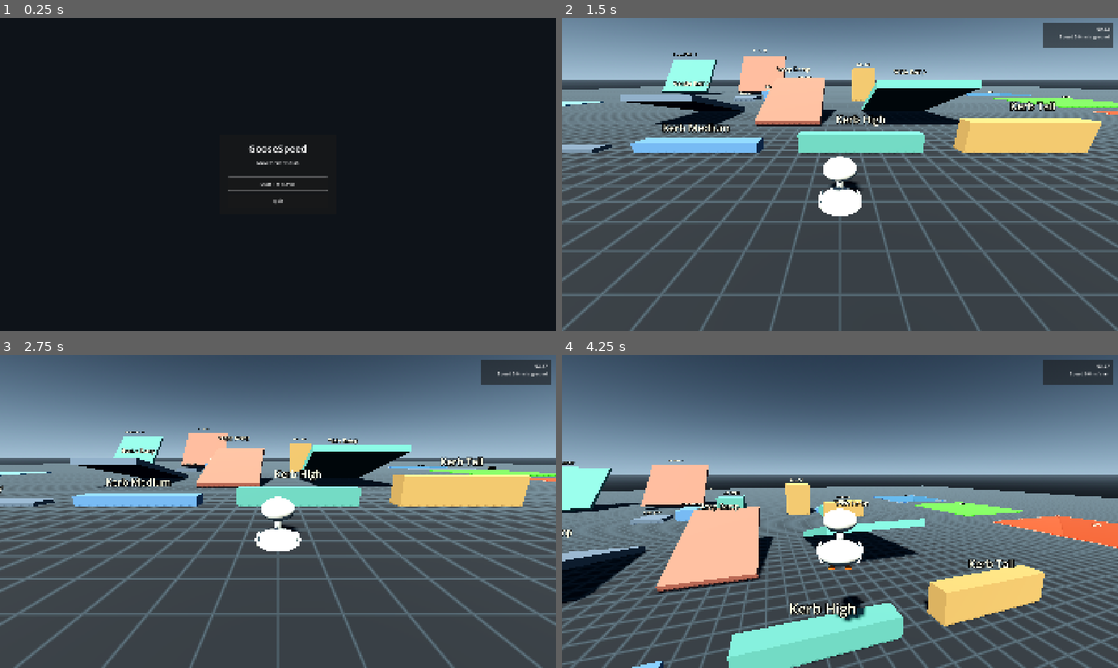
Above: before the commit, frames 1-4 (two rows, left to right).
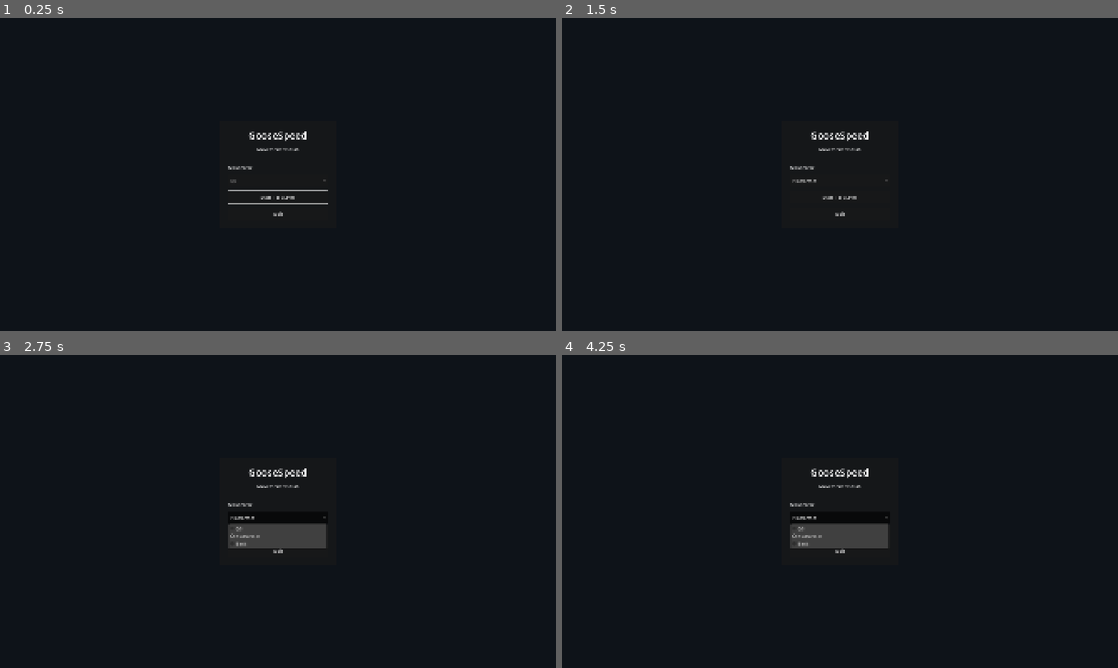
Above: after the commit, the same moments.

Repository: newNadik/Goosespeed
Game: Godot game, scene res://scenes/ui/main_menu.tscn
Two runs of this game, one before a commit and one after it. Both use one fixed random seed, a clock stepped at 60 frames per second and the inputs below.
Inputs (mouse positions are in pixels of both pictures, inside the frame that each line leads up to):
- Up to frame 1 (0.25 s): no input
- Up to frame 2 (1.5 s): click (840, 180) at 0.5 s, where only the run after the commit has a clickable "Q3"; click (840, 196) at 1.25 s, where only the run after the commit has a clickable "Start Test Level"
- Up to frame 3 (2.75 s): click (278, 517) at 2 s, where only the run after the commit has a clickable "Platformer"
- Up to frame 4 (4.25 s): click (840, 533) at 2.75 s, where only the run after the commit has a clickable "Start Test Level"; tap Enter at 3.5 s; move the mouse to (867, 511) at 3.52 s; hold W (player_forward) from 3.53 s (still down); hold Ctrl (player_crouch) from 3.53 s (still down); tap Space (player_jump) at 3.77, 4.07 s

The runs differ from the first frame. In frame 1, 0.9% of the frame differs, in the area x 41-59%, y 36-64%; in frame 2, 97%; in frame 3, 97%, in the area x 0-100%, y 0-100%; in frame 4, 97%.

Commit message:
Integrate temporary goose-moves movement backends

Diff:
--- a/project.godot
+++ b/project.godot
@@ -14,6 +14,12 @@
 run/main_scene="res://scenes/ui/main_menu.tscn"
 config/features=PackedStringArray("4.7", "Forward Plus")
 config/icon="uid://cpll7mvn0f4gx"
+
+[autoload]
+
+RuntimeConfig="*res://scripts/gameplay/runtime_config.gd"
+Settings="*res://external/goose-moves/scripts/settings.gd"
+KeybindingsSettings="*res://external/goose-moves/scripts/keybindings_settings.gd"
 
 [display]
 
--- /dev/null
+++ b/scenes/flight_controller.tscn
@@ -0,0 +1 @@
+../external/goose-moves/scenes/flight_controller.tscn
--- /dev/null
+++ b/scenes/platformer_controller.tscn
@@ -0,0 +1 @@
+../external/goose-moves/scenes/platformer_controller.tscn
--- /dev/null
+++ b/scenes/q3_character_controller.tscn
@@ -0,0 +1 @@
+../external/goose-moves/scenes/q3_character_controller.tscn
--- /dev/null
+++ b/scenes/q3_movement_hud.tscn
@@ -0,0 +1 @@
+../external/goose-moves/scenes/q3_movement_hud.tscn
--- a/scenes/ui/main_menu.tscn
+++ b/scenes/ui/main_menu.tscn
@@ -59,6 +59,14 @@
 custom_minimum_size = Vector2(0, 12)
 layout_mode = 2
 
+[node name="BackendLabel" type="Label" parent="CenterContainer/MainPanel/Margin/VBox"]
+layout_mode = 2
+text = "Movement"
+
+[node name="BackendOption" type="OptionButton" parent="CenterContainer/MainPanel/Margin/VBox"]
+custom_minimum_size = Vector2(0, 40)
+layout_mode = 2
+
 [node name="StartButton" type="Button" parent="CenterContainer/MainPanel/Margin/VBox"]
 custom_minimum_size = Vector2(0, 44)
 layout_mode = 2
--- /dev/null
+++ b/scripts/flight_controller.gd
@@ -0,0 +1 @@
+../external/goose-moves/scripts/flight_controller.gd
--- a/scripts/gameplay/movement_lab.gd
+++ b/scripts/gameplay/movement_lab.gd
@@ -58,7 +58,7 @@
 	if body != player.get_active_controller():
 		return
 	var medium := StringName(area.get_meta("platformer_medium", area.get_meta("q3_volume_type", "air")))
-	if medium == &"water":
+	if medium == &"water" and player.get_active_controller().has_method("set_medium"):
 		player.get_active_controller().set_medium(&"water")
 
 
@@ -66,7 +66,7 @@
 	if body != player.get_active_controller():
 		return
 	var medium := StringName(area.get_meta("platformer_medium", area.get_meta("q3_volume_type", "air")))
-	if medium == &"water":
+	if medium == &"water" and player.get_active_controller().has_method("set_medium"):
 		player.get_active_controller().set_medium(&"air")
 
 
--- /dev/null
+++ b/scripts/gameplay/runtime_config.gd
@@ -0,0 +1,7 @@
+extends Node
+
+const MOVEMENT_BASIC := "basic"
+const MOVEMENT_Q3 := "q3"
+const MOVEMENT_PLATFORMER := "platformer"
+
+var movement_backend := MOVEMENT_Q3
--- /dev/null
+++ b/scripts/platformer_controller.gd
@@ -0,0 +1 @@
+../external/goose-moves/scripts/platformer_controller.gd
--- a/scripts/player/goose_player_root.gd
+++ b/scripts/player/goose_player_root.gd
@@ -1,5 +1,13 @@
 class_name GoosePlayerRoot
 extends Node3D
+
+const BASIC_BACKEND := "basic"
+const Q3_BACKEND := "q3"
+const PLATFORMER_BACKEND := "platformer"
+const Q3_CONTROLLER_SCENE := preload("res://scenes/q3_character_controller.tscn")
+const PLATFORMER_CONTROLLER_SCENE := preload("res://scenes/platformer_controller.tscn")
+
+@export_enum("basic", "q3", "platformer") var movement_backend := Q3_BACKEND
 
 @onready var input_adapter: Node = $InputAdapter
 @onready var active_movement_controller: Node = $ActiveMovementController
@@ -9,8 +17,7 @@
 
 
 func _ready() -> void:
-	active_movement_controller.input_adapter = input_adapter
-	active_movement_controller.glide_flap_modifier = glide_flap_modifier
+	_spawn_backend()
 	movement_state_bridge.set_controller(active_movement_controller)
 	goose_visual.set_state_bridge(movement_state_bridge)
 
@@ -20,9 +27,61 @@
 
 
 func reset_to_spawn() -> void:
-	active_movement_controller.reset_to_spawn()
-	goose_visual.global_position = active_movement_controller.global_position
+	if active_movement_controller.has_method("reset_to_spawn"):
+		active_movement_controller.reset_to_spawn()
+	else:
+		var spawn_transform: Transform3D = active_movement_controller.get_meta("spawn_transform", Transform3D.IDENTITY)
+		(active_movement_controller as Node3D).global_transform = spawn_transform
+		if active_movement_controller.get("velocity") != null:
+			active_movement_controller.set("velocity", Vector3.ZERO)
+	goose_visual.global_position = (active_movement_controller as Node3D).global_position
 
 
 func set_spawn_transform(value: Transform3D) -> void:
-	active_movement_controller.set_spawn_transform(value)
+	if active_movement_controller.has_method("set_spawn_transform"):
+		active_movement_controller.set_spawn_transform(value)
+	else:
+		active_movement_controller.set_meta("spawn_transform", value)
+
+
+func _spawn_backend() -> void:
+	var spawn_transform := (active_movement_controller as Node3D).global_transform
+	movement_backend = _resolve_movement_backend()
+	if movement_backend == Q3_BACKEND:
+		_replace_active_controller(Q3_CONTROLLER_SCENE.instantiate(), spawn_transform)
+		_set_prototype_character_controller(Q3_BACKEND)
+	elif movement_backend == PLATFORMER_BACKEND:
+		_replace_active_controller(PLATFORMER_CONTROLLER_SCENE.instantiate(), spawn_transform)
+		_set_prototype_character_controller(PLATFORMER_BACKEND)
+	else:
+		_configure_basic_controller()
+
+
+func _replace_active_controller(controller: Node, spawn_transform: Transform3D) -> void:
+	remove_child(active_movement_controller)
+	active_movement_controller.queue_free()
+	active_movement_controller = controller
+	active_movement_controller.name = "ActiveMovementController"
+	add_child(active_movement_controller)
+	(active_movement_controller as Node3D).global_transform = spawn_transform
+	active_movement_controller.set_meta("spawn_transform", spawn_transform)
+
+
+func _configure_basic_controller() -> void:
+	active_movement_controller.input_adapter = input_adapter
+	active_movement_controller.glide_flap_modifier = glide_flap_modifier
+
+
+func _resolve_movement_backend() -> String:
+	var runtime_config := get_node_or_null("/root/RuntimeConfig")
+	if runtime_config != null:
+		var configured_backend = runtime_config.get("movement_backend")
+		if configured_backend in [BASIC_BACKEND, Q3_BACKEND, PLATFORMER_BACKEND]:
+			return configured_backend
+	return movement_backend
+
+
+func _set_prototype_character_controller(controller_id: String) -> void:
+	var settings := get_node_or_null("/root/Settings")
+	if settings != null and settings.has_method("set_character_controller"):
+		settings.set_character_controller(controller_id)
--- a/scripts/player/movement_state_bridge.gd
+++ b/scripts/player/movement_state_bridge.gd
@@ -14,9 +14,18 @@
 		_connect_controller()
 
 
+func _process(_delta: float) -> void:
+	if controller and not controller.has_signal("movement_state_changed"):
+		_on_controller_state_changed(_capture_controller_state())
+
+
 func set_controller(value: Node) -> void:
-	if controller and controller.movement_state_changed.is_connected(_on_controller_state_changed):
-		controller.movement_state_changed.disconnect(_on_controller_state_changed)
+	if (
+		controller
+		and controller.has_signal("movement_state_changed")
+		and controller.is_connected("movement_state_changed", _on_controller_state_changed)
+	):
+		controller.disconnect("movement_state_changed", _on_controller_state_changed)
 	controller = value
 	if is_inside_tree() and controller:
 		_connect_controller()
@@ -27,11 +36,49 @@
 
 
 func _connect_controller() -> void:
-	if not controller.movement_state_changed.is_connected(_on_controller_state_changed):
-		controller.movement_state_changed.connect(_on_controller_state_changed)
-	current_state = controller.get_movement_state()
+	if (
+		controller.has_signal("movement_state_changed")
+		and not controller.is_connected("movement_state_changed", _on_controller_state_changed)
+	):
+		controller.connect("movement_state_changed", _on_controller_state_changed)
+	current_state = controller.get_movement_state() if controller.has_method("get_movement_state") else _capture_controller_state()
 
 
 func _on_controller_state_changed(state: RefCounted) -> void:
 	current_state = state.duplicate_state()
 	state_changed.emit(current_state.duplicate_state())
+
+
+func _capture_controller_state() -> RefCounted:
+	var result := MovementStateScript.new()
+	if controller == null:
+		return result
+	result.position = (controller as Node3D).global_position
+	var controller_velocity = controller.get("velocity")
+	if typeof(controller_velocity) == TYPE_VECTOR3:
+		result.velocity = controller_velocity
+	result.horizontal_speed = Vector2(result.velocity.x, result.velocity.z).length()
+	var facing := -(controller as Node3D).global_transform.basis.z
+	facing.y = 0.0
+	result.facing_direction = facing.normalized() if not facing.is_zero_approx() else Vector3.FORWARD
+	if controller.has_method("is_on_floor"):
+		result.grounded = controller.is_on_floor()
+	result.swimming = _controller_is_swimming()
+	result.sliding = controller.get("is_crouch_sliding") == true
+	result.gliding = false
+	result.flapping = false
+	result.falling = not result.grounded and result.velocity.y < -0.2
+	var controller_surface = controller.get("current_surface")
+	result.surface_type = StringName(controller_surface) if controller_surface != null else &"default"
+	result.medium_type = &"water" if result.swimming else &"air"
+	return result
+
+
+func _controller_is_swimming() -> bool:
+	var water_level = controller.get("water_level")
+	if water_level != null:
+		return int(water_level) > 1
+	var current_medium = controller.get("current_medium")
+	if current_medium != null:
+		return StringName(current_medium) == &"water"
+	return false
--- /dev/null
+++ b/scripts/q3_character_controller.gd
@@ -0,0 +1 @@
+../external/goose-moves/scripts/q3_character_controller.gd
--- /dev/null
+++ b/scripts/q3_movement_hud.gd
@@ -0,0 +1 @@
+../external/goose-moves/scripts/q3_movement_hud.gd
--- a/scripts/ui/main_menu.gd
+++ b/scripts/ui/main_menu.gd
@@ -4,10 +4,12 @@
 const LEVEL_SCENE := "res://scenes/test/goosespeed_movement_lab.tscn"
 
 @onready var start_button: Button = $CenterContainer/MainPanel/Margin/VBox/StartButton
+@onready var backend_option: OptionButton = $CenterContainer/MainPanel/Margin/VBox/BackendOption
 @onready var quit_button: Button = $CenterContainer/MainPanel/Margin/VBox/QuitButton
 
 
 func _ready() -> void:
+	_populate_backend_options()
 	start_button.pressed.connect(on_start_pressed)
 	quit_button.pressed.connect(on_quit_pressed)
 	Input.mouse_mode = Input.MOUSE_MODE_VISIBLE
@@ -15,8 +17,24 @@
 
 
 func on_start_pressed() -> void:
+	var selected_index := backend_option.selected
+	RuntimeConfig.movement_backend = str(backend_option.get_item_metadata(selected_index))
 	get_tree().change_scene_to_file(LEVEL_SCENE)
 
 
 func on_quit_pressed() -> void:
 	get_tree().quit()
+
+
+func _populate_backend_options() -> void:
+	backend_option.clear()
+	backend_option.add_item("Q3")
+	backend_option.set_item_metadata(0, RuntimeConfig.MOVEMENT_Q3)
+	backend_option.add_item("Platformer")
+	backend_option.set_item_metadata(1, RuntimeConfig.MOVEMENT_PLATFORMER)
+	backend_option.add_item("Basic")
+	backend_option.set_item_metadata(2, RuntimeConfig.MOVEMENT_BASIC)
+	for index in backend_option.item_count:
+		if backend_option.get_item_metadata(index) == RuntimeConfig.movement_backend:
+			backend_option.select(index)
+			return
--- /dev/null
+++ b/tests/test_movement_backends.gd
@@ -0,0 +1,30 @@
+extends Node
+
+const PLAYER_SCENE := preload("res://scenes/player/goose_player_root.tscn")
+const BACKENDS := [
+	"basic",
+	"q3",
+	"platformer",
+]
+
+
+func _ready() -> void:
+	for backend in BACKENDS:
+		RuntimeConfig.movement_backend = backend
+		var player := PLAYER_SCENE.instantiate()
+		add_child(player)
+		await get_tree().process_frame
+		var controller: Node = player.get_active_controller()
+		if controller == null:
+			push_error("Backend %s did not create an active controller" % backend)
+			get_tree().quit(1)
+			return
+		if controller.name != "ActiveMovementController":
+			push_error("Backend %s active controller has unexpected name %s" % [backend, controller.name])
+			get_tree().quit(1)
+			return
+		player.queue_free()
+		await get_tree().process_frame
+
+	print("Movement backends OK: %d backends" % BACKENDS.size())
+	get_tree().quit(0)
--- /dev/null
+++ b/tests/test_movement_backends.tscn
@@ -0,0 +1,6 @@
+[gd_scene load_steps=2 format=3]
+
+[ext_resource type="Script" path="res://tests/test_movement_backends.gd" id="1_backends"]
+
+[node name="TestMovementBackends" type="Node"]
+script = ExtResource("1_backends")
Not shown, added: scripts/flight_controller.gd.uid
Not shown, added: scripts/gameplay/runtime_config.gd.uid
Not shown, added: scripts/platformer_controller.gd.uid
Not shown, added: scripts/q3_character_controller.gd.uid
Not shown, added: scripts/q3_movement_hud.gd.uid
Not shown, added: tests/test_movement_backends.gd.uid
Not shown, changed: AGENTS.md
